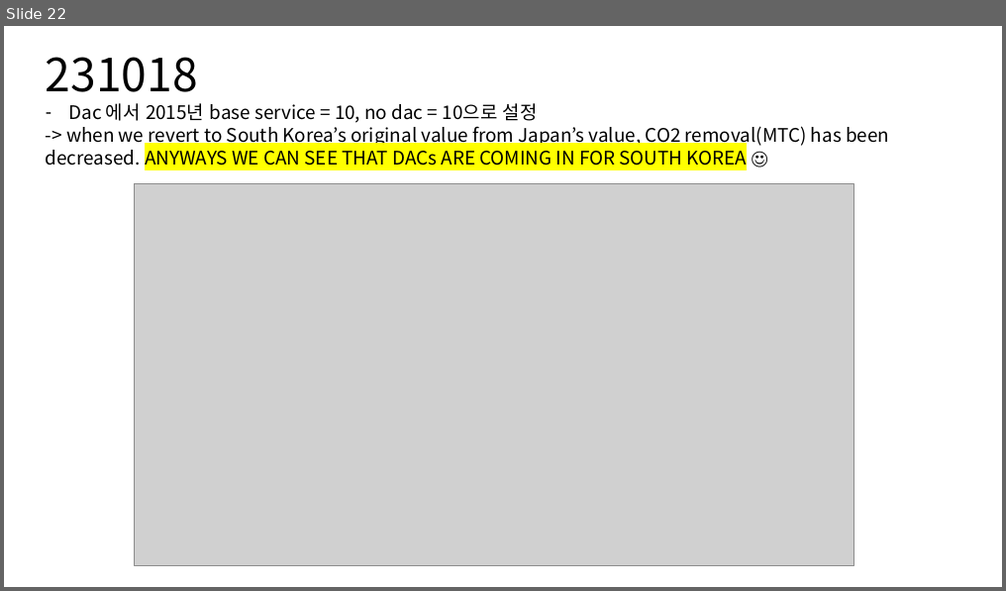
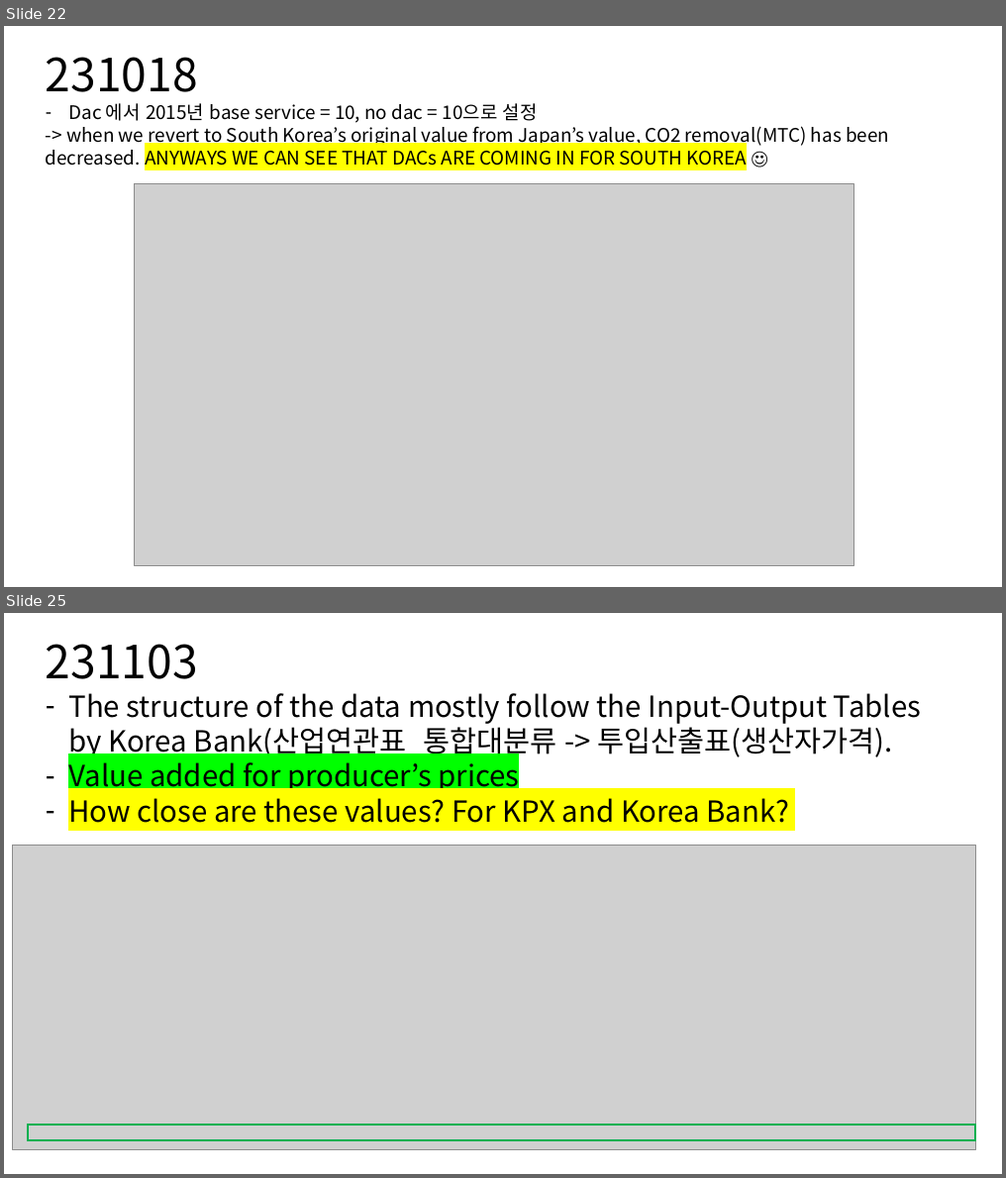
Before and after one commit to coreanjs/jiseok_personal, a slide deck: KAIST_IAM_GROUP/230926_dac_cstorage.pptx. Shown one above the other, each under a label of ours: slide 22 before the commit, slides 22 and 25 after it; the slides between them are not shown. The pictures are 1006x591 and 1006x1178 pixels, drawn with LibreOffice and Linux fonts; fonts in the diff are those of the drawing; grey boxes stand for pictures. Boxes give left, top, right and bottom in pixels: in the first picture for what was removed or moved away, otherwise in the second. Text is boxed around its words. In the diff, an @@ line names an element or a change of style, - is before the commit and + after.

```diff
--- a/KAIST_IAM_GROUP/230926_dac_cstorage.pptx
+++ b/KAIST_IAM_GROUP/230926_dac_cstorage.pptx
@@ slide 25 added at bbox=[4, 613, 1002, 1174], background #FFFFFF @@
@@ text added at bbox=[46, 644, 921, 823], 28 pt, text #000000 @@
+231103
+– The structure of the data mostly follow the Input-Output Tables by Korea Bank(산업연관표_통합대분류 -> 투입산출표(생산자가격).
+– Value added for producer’s prices
+– How close are these values? For KPX and Korea Bank?
@@ picture added at bbox=[12, 845, 976, 1151] @@
@@ rectangle added at bbox=[28, 1125, 976, 1141], outline #00B050 2 pt @@
```
Also in this commit, not shown: 9 other slides added, 47 other files.
